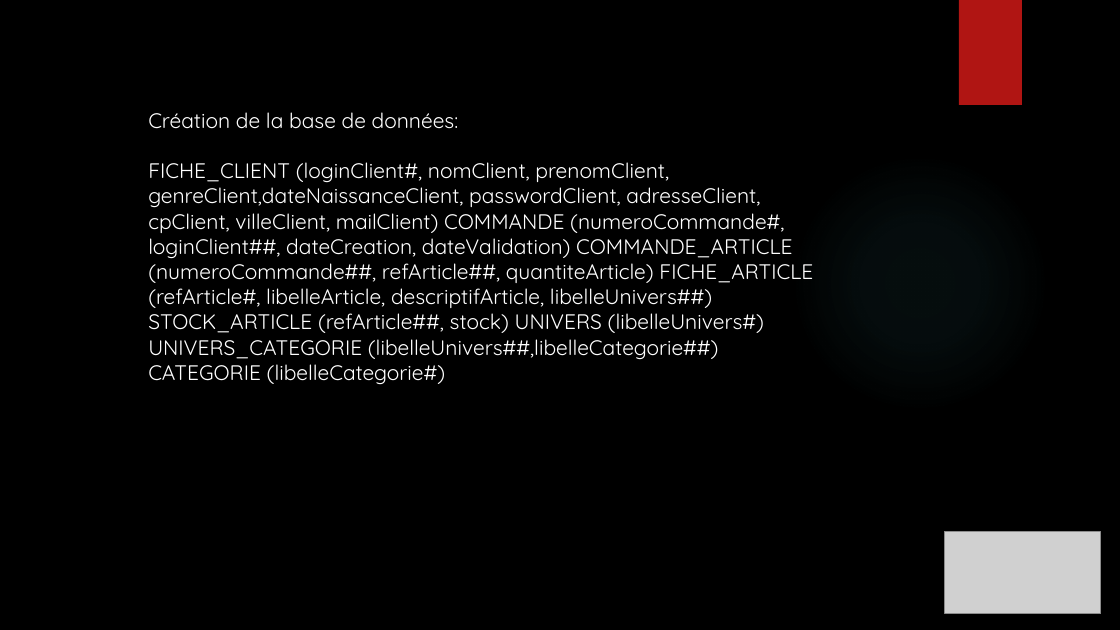
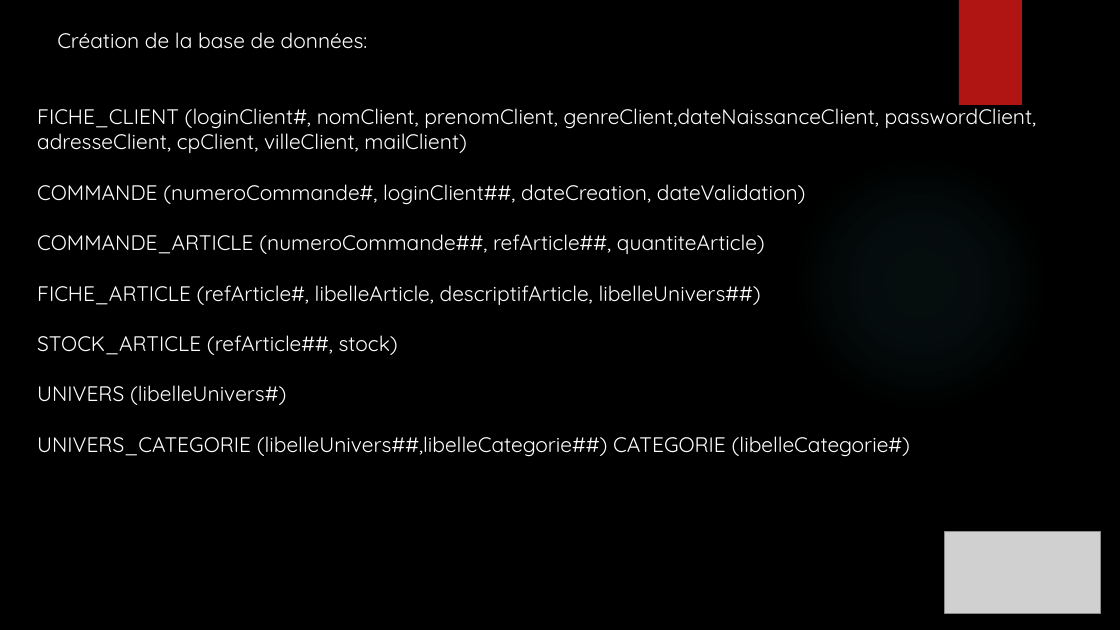
Before and after one commit to ChampemeDylan/UPOP, a slide deck: slide 11 of Présentation UPOP.pptx. Drawn at 1120x630 pixels with LibreOffice and Linux fonts; fonts in the diff are those of the drawing; grey boxes stand for pictures; background and template pictures are left out. Boxes give left, top, right and bottom in pixels: in the first picture for what was removed or moved away, otherwise in the second. Text is boxed around its words. In the diff, an @@ line names an element or a change of style, - is before the commit and + after.

```diff
--- a/Présentation UPOP.pptx
+++ b/Présentation UPOP.pptx
@@ text added at (x1=57, y1=32, x2=368, y2=49), 18 pt, text #FFFFFF @@
+Création de la base de données:
@@ text at (x1=37, y1=103, x2=1037, y2=457): text changed @@
-Création de la base de données:
-FICHE_CLIENT (loginClient#, nomClient, prenomClient, genreClient,dateNaissanceClient, passwordClient, adresseClient, cpClient, villeClient, mailClient) COMMANDE (numeroCommande#, loginClient##, dateCreation, dateValidation) COMMANDE_ARTICLE (numeroCommande##, refArticle##, quantiteArticle) FICHE_ARTICLE (refArticle#, libelleArticle, descriptifArticle, libelleUnivers##) STOCK_ARTICLE (refArticle##, stock) UNIVERS (libelleUnivers#) UNIVERS_CATEGORIE (libelleUnivers##,libelleCategorie##) CATEGORIE (libelleCategorie#)
+FICHE_CLIENT (loginClient#, nomClient, prenomClient, genreClient,dateNaissanceClient, passwordClient, adresseClient, cpClient, villeClient, mailClient)
+COMMANDE (numeroCommande#, loginClient##, dateCreation, dateValidation)
+COMMANDE_ARTICLE (numeroCommande##, refArticle##, quantiteArticle)
+FICHE_ARTICLE (refArticle#, libelleArticle, descriptifArticle, libelleUnivers##)
+STOCK_ARTICLE (refArticle##, stock)
+UNIVERS (libelleUnivers#)
+UNIVERS_CATEGORIE (libelleUnivers##,libelleCategorie##) CATEGORIE (libelleCategorie#)
```
Also in this commit, not shown: 9 other slides changed.
